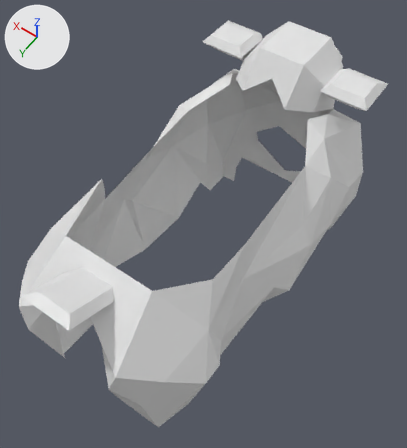
Before and after pictures for a commit that changed the OBJ model baaahs-model.obj.
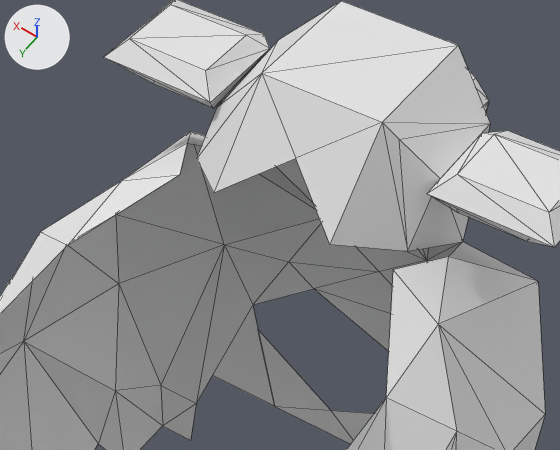
There are two pictures of each version: one whole from a camera (50 mm lens) standing at (-347.0, 67.0, 577.0) and looking at (-132.0, -234.0, 106.0), one close up on the part from 40% to 91% of the width and 5% to 41% of the height. The lights are fixed; the arrows at upper left show +X, +Y and +Z. The close-ups show mesh edges as thin lines. Where no turn or scale is listed for an object, it has been applied to the vertices.

In view in the first close-up: '1D', '3D', '44D', '44P', '45D', '45P', '5P', '7D', '8D', 'EarAD', 'EarAP', 'F19P', 'F21D', 'F21P', 'F22', 'F3D'.
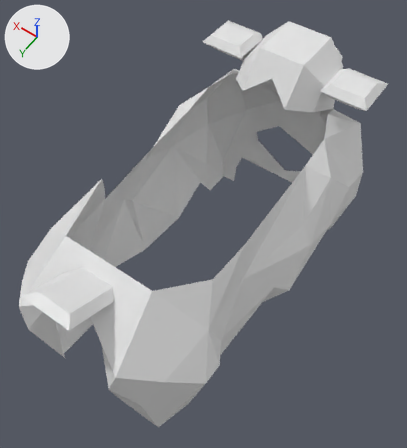
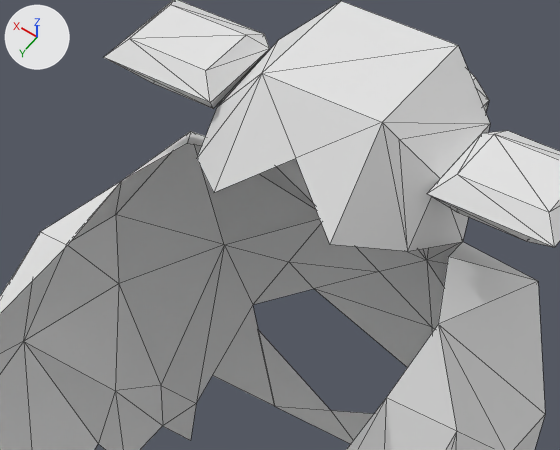
Location of each change, (x1, y1, x2, y2) in pixels of the close-ups (560 x 450 px):
'45P', deleted
    before: (386, 270, 438, 397)
'44P', deleted
    before: (394, 257, 448, 323)
'45D', deleted
    before: (68, 175, 178, 245)
'44D', deleted
    before: (124, 143, 187, 180)

The edits, one by one:
Object '44D' (ob_44d) is deleted.
Object '44P' (ob_44p) is deleted.
Object '45D' (ob_45d) is deleted.
Object '45P' (ob_45p) is deleted.
